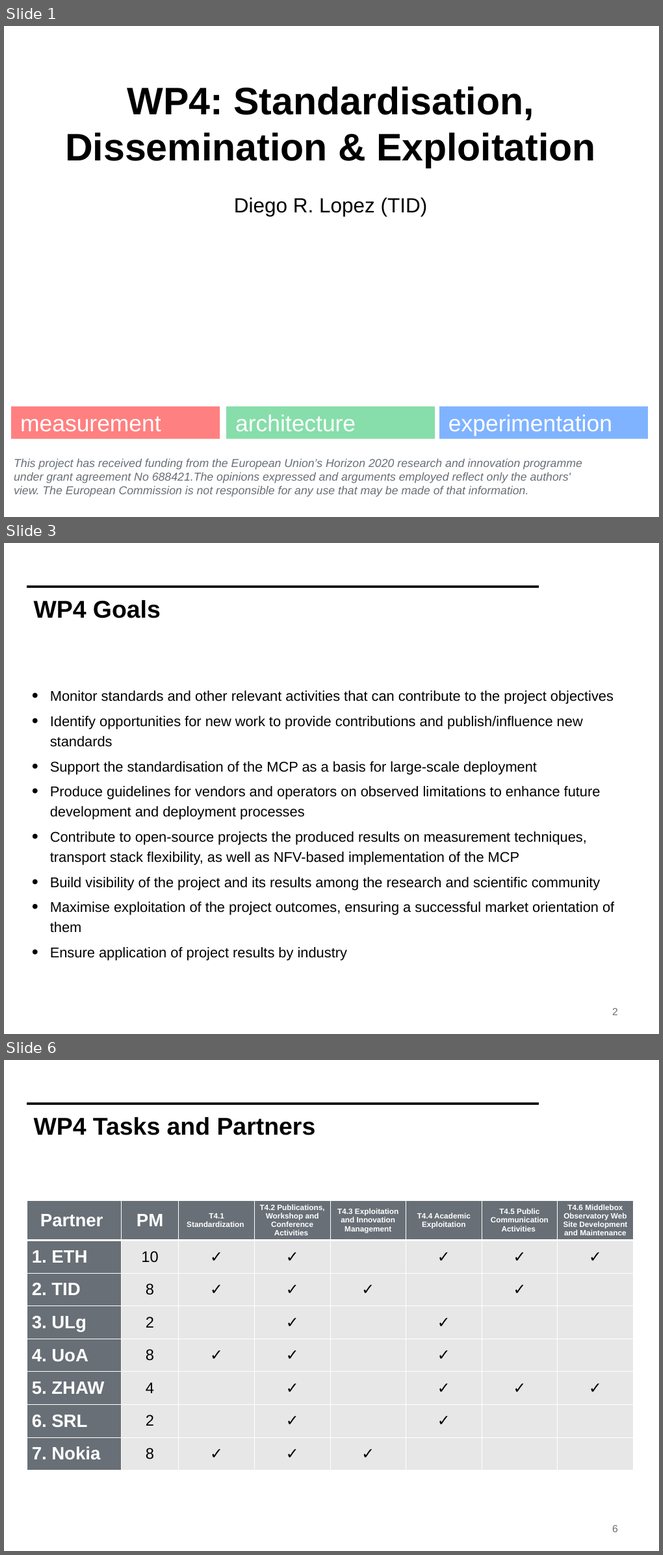
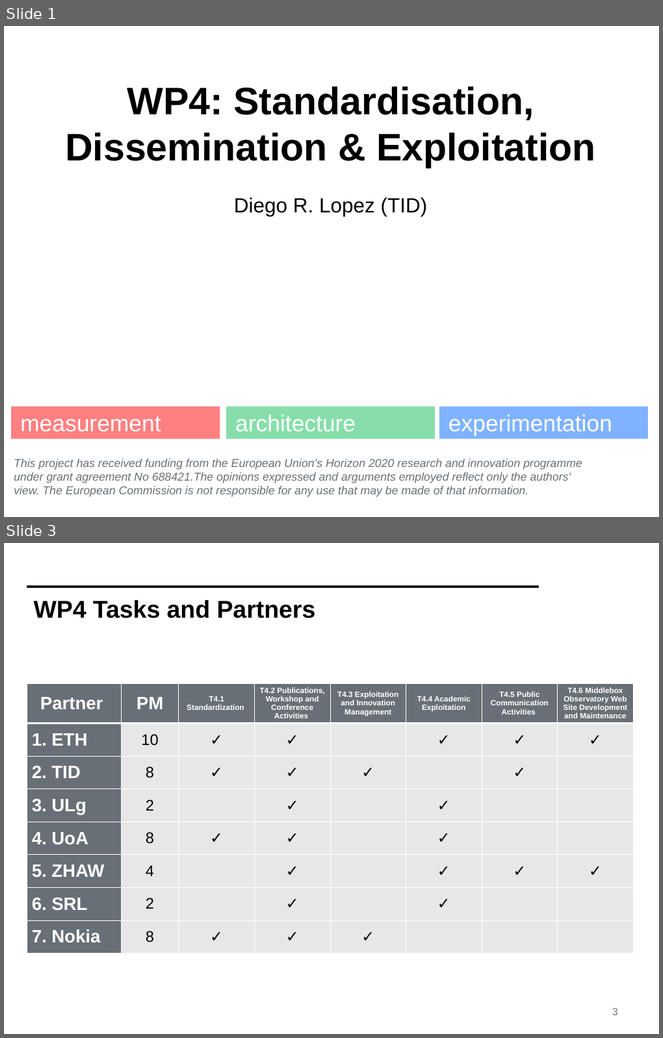
Before and after one commit to mami-project/roadshows, a slide deck: review2-zurich/WP4-ReviewM18.pptx. Shown one above the other, each under a label of ours: slides 1, 3 and 6 before the commit, slides 1 and 3 after it; the slides between them are not shown. The pictures are 663x1555 and 663x1038 pixels, drawn with LibreOffice and Linux fonts; fonts in the diff are those of the drawing; background and template pictures are left out. Boxes give left, top, right and bottom in pixels: in the first picture for what was removed or moved away, otherwise in the second. Text is boxed around its words. In the diff, an @@ line names an element or a change of style, - is before the commit and + after.

```diff
--- a/review2-zurich/WP4-ReviewM18.pptx
+++ b/review2-zurich/WP4-ReviewM18.pptx
@@ slide 3 removed at (4,543,659,1034), background #FFFFFF; not listed: 1 template element that a slide beside it also shows @@
@@ title removed at (34,600,161,618) @@
-WP4 Goals
@@ text removed at (50,691,614,961) @@
-• Monitor standards and other relevant activities that can contribute to the project objectives
-• Identify opportunities for new work to provide contributions and publish/influence new standards
-• Support the standardisation of the MCP as a basis for large-scale deployment
-• Produce guidelines for vendors and operators on observed limitations to enhance future development and deployment processes
-• Contribute to open-source projects the produced results on measurement techniques, transport stack flexibility, as well as NFV-based implementation of the MCP
-• Build visibility of the project and its results among the research and scientific community
-• Maximise exploitation of the project outcomes, ensuring a successful market orientation of them
-• Ensure application of project results by industry
@@ text removed at (612,1008,618,1016) @@
-2
@@ what was slide 6 is now slide 3 @@
@@ page number at (612,1008,618,1016): text changed @@
-6
+3
```
Also in this commit, not shown: 12 slides changed, 4 slides added, 2 other slides removed.
